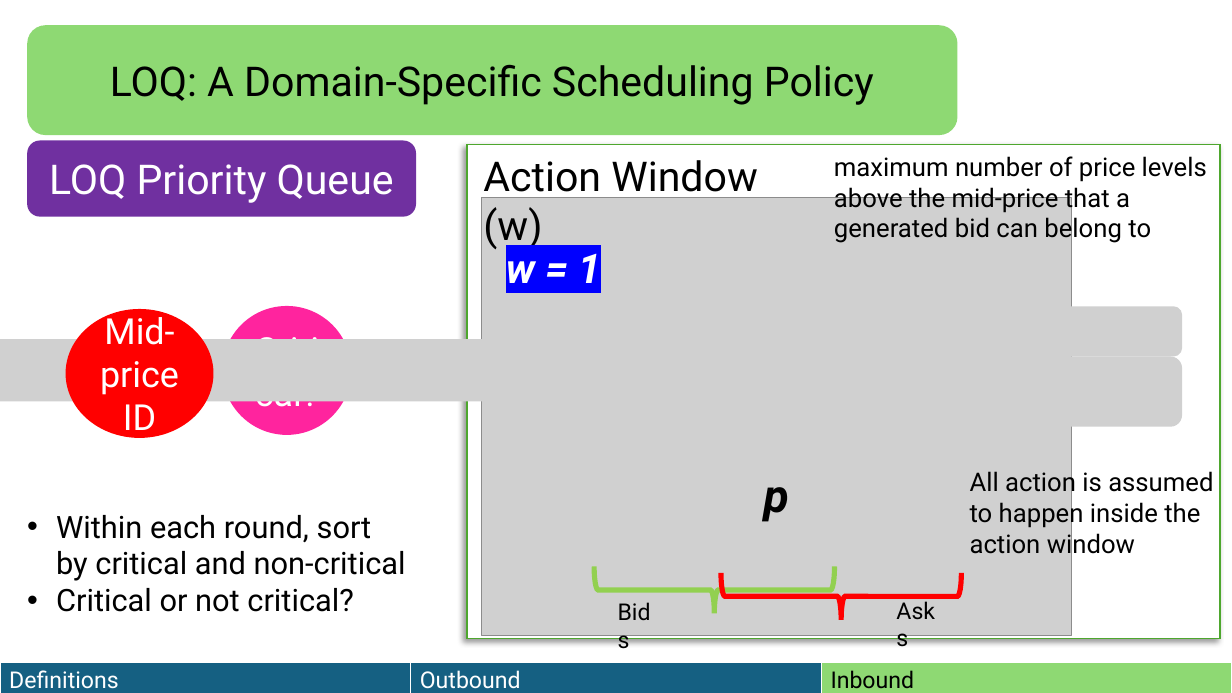
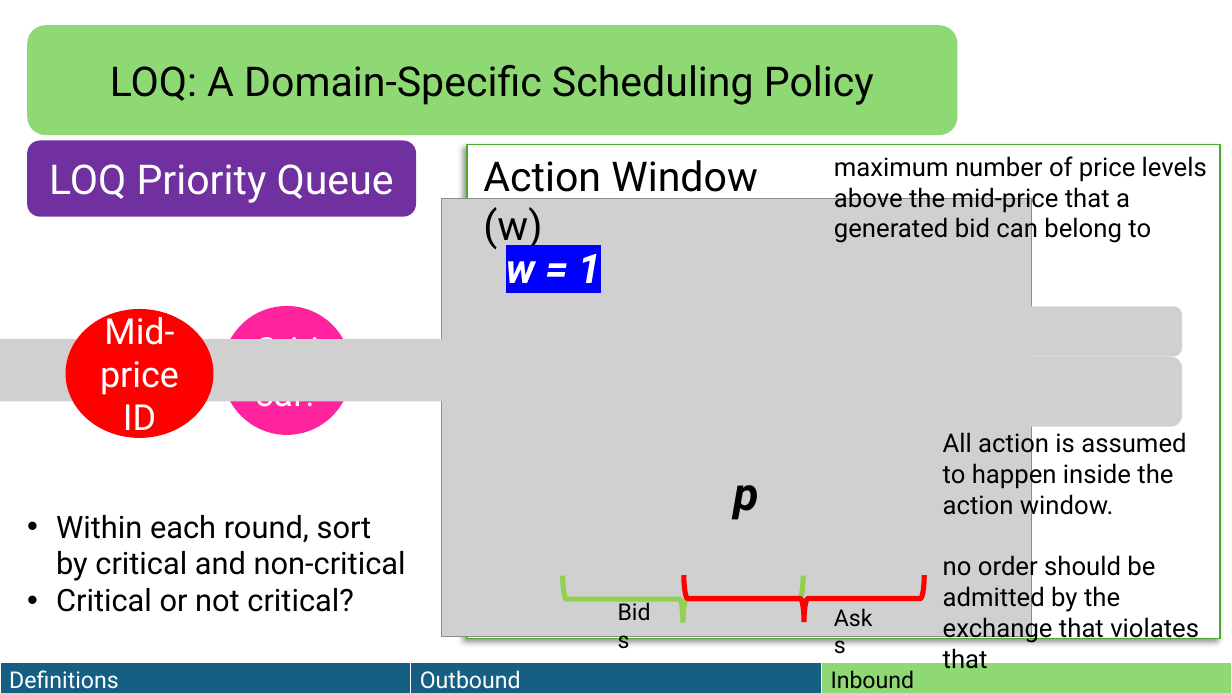
Before and after one commit to HaseebLUMS/Onyx-Presentation, a slide deck: slide 103 of thesis-latency-fairness.pptx. Drawn at 1232x693 pixels with LibreOffice and Linux fonts; fonts in the diff are those of the drawing; grey boxes stand for pictures. Boxes give left, top, right and bottom in pixels: in the first picture for what was removed or moved away, otherwise in the second. Text is boxed around its words. In the diff, an @@ line names an element or a change of style, - is before the commit and + after.

```diff
--- a/thesis-latency-fairness.pptx
+++ b/thesis-latency-fairness.pptx
@@ picture: place and size @@
-picture at bbox=[482, 198, 1072, 636]
+picture at bbox=[442, 199, 1032, 637]
@@ text at bbox=[943, 429, 1199, 643]: text changed @@
-All action is assumed to happen inside the action window
+All action is assumed
+to happen inside the action window.
+no order should be admitted by the exchange that violates that
@@ text "p": place and size @@
-text "p" at bbox=[764, 487, 789, 522]
+text "p" at bbox=[733, 485, 758, 520]
@@ right brace: place and size @@
-right brace at bbox=[595, 566, 835, 613]
+right brace at bbox=[563, 575, 804, 622]
@@ right brace: place and size @@
-right brace at bbox=[721, 573, 962, 620]
+right brace at bbox=[684, 575, 925, 622]
@@ text "Asks": place and size @@
-text "Asks" at bbox=[887, 592, 954, 628]
+text "Asks" at bbox=[825, 599, 892, 636]
```
Also in this commit, not shown: 15 other slides changed, 5 slides removed.
